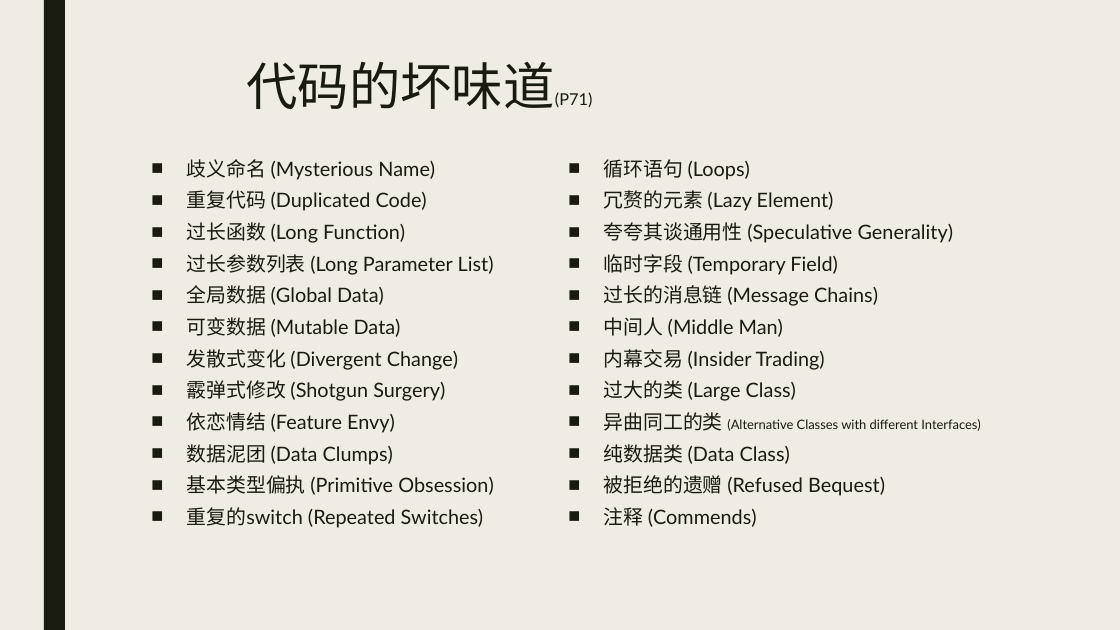
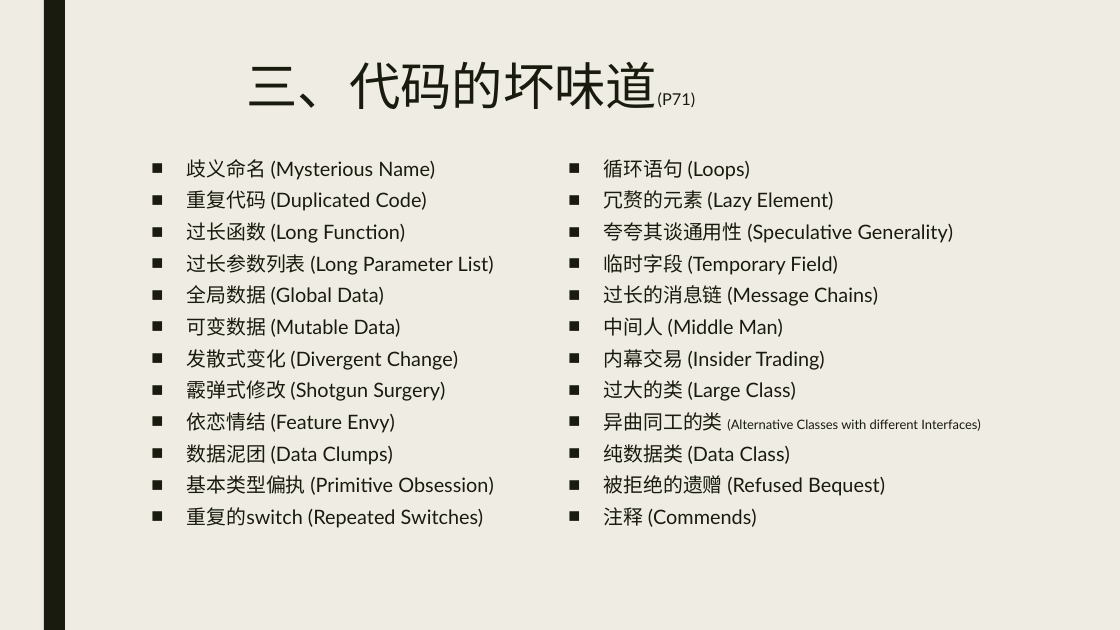
Before and after one commit to ZhengAu/CS_Study, a slide deck: slide 5 of Refactoring/Refactoring.pptx. Drawn at 1120x630 pixels with LibreOffice and Linux fonts; fonts in the diff are those of the drawing. Boxes give left, top, right and bottom in pixels: in the first picture for what was removed or moved away, otherwise in the second. Text is boxed around its words. In the diff, an @@ line names an element or a change of style, - is before the commit and + after.

```diff
--- a/Refactoring/Refactoring.pptx
+++ b/Refactoring/Refactoring.pptx
@@ title at (247,62,696,109): text changed @@
-代码的坏味道(P71)
+三、代码的坏味道(P71)
```
Also in this commit, not shown: 9 other slides changed.
